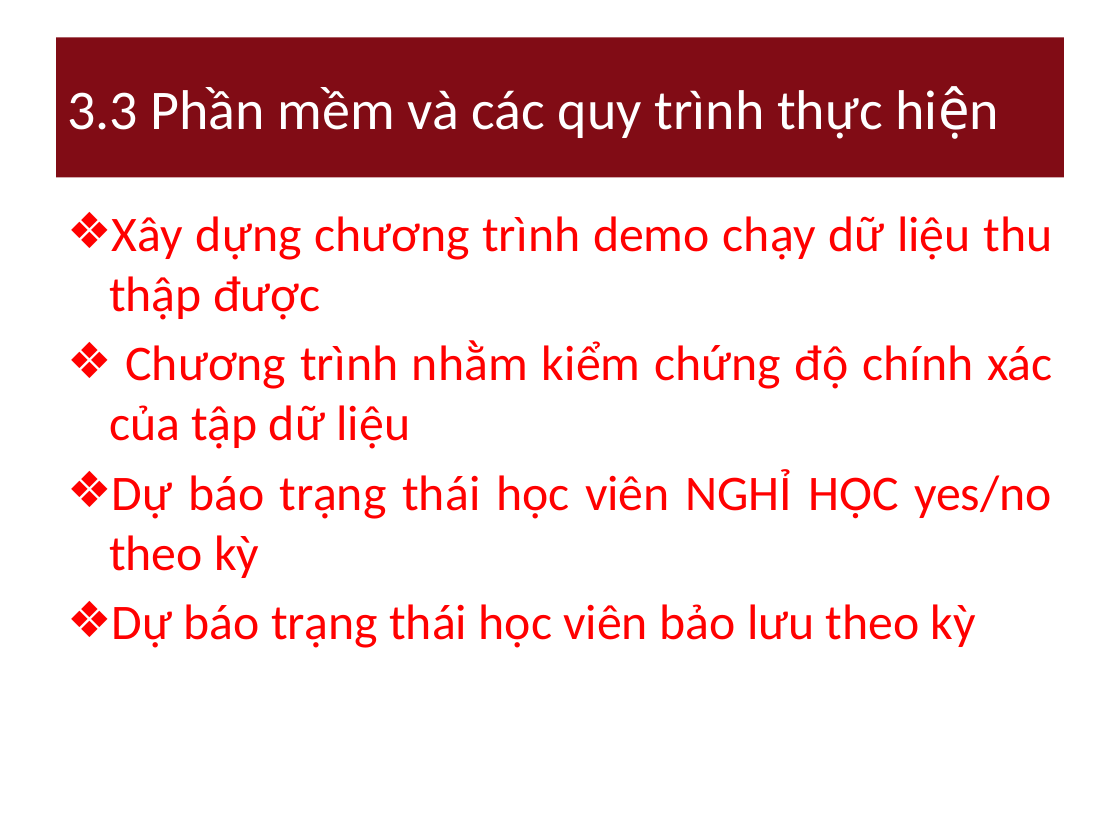
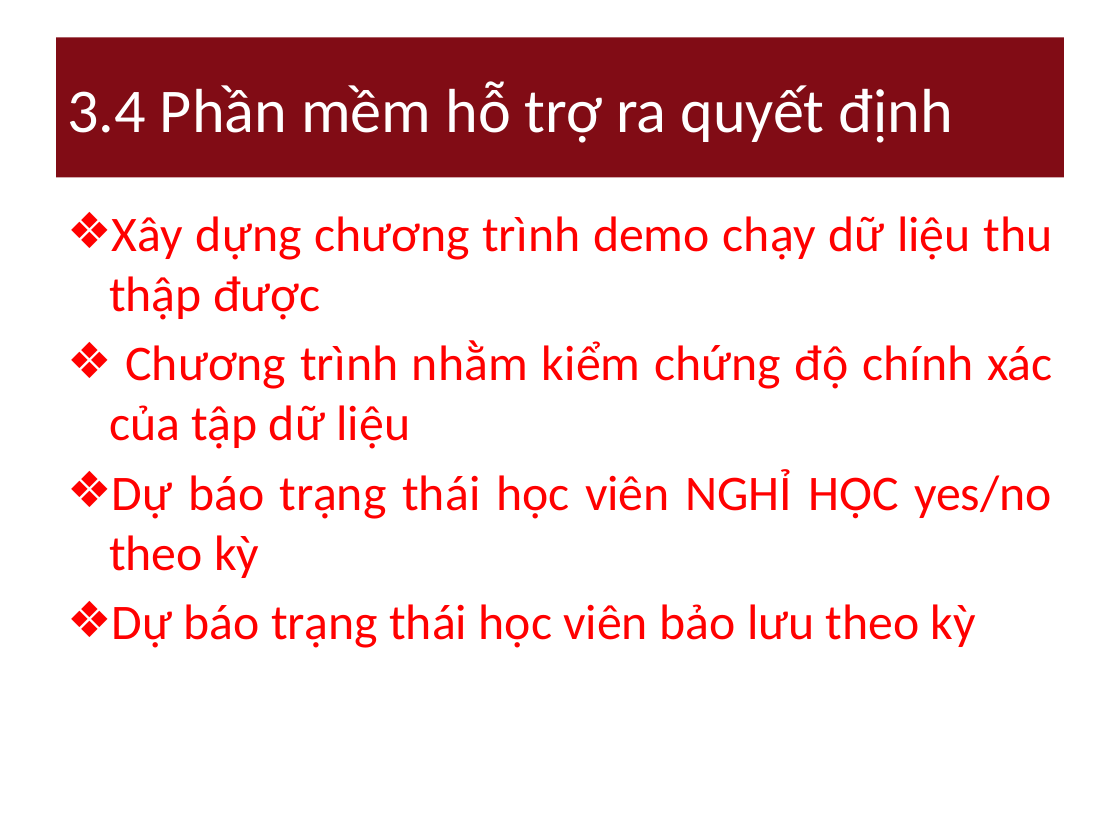
Before and after one commit to nguyendanhtu/drop-out, a slide deck: slide 15 of 01. Document/DropOut_Project_Report v_3.12.2011.pptx. Drawn at 1120x840 pixels with LibreOffice and Linux fonts; fonts in the diff are those of the drawing. Boxes give left, top, right and bottom in pixels: in the first picture for what was removed or moved away, otherwise in the second. Text is boxed around its words. In the diff, an @@ line names an element or a change of style, - is before the commit and + after.

```diff
--- a/01. Document/DropOut_Project_Report v_3.12.2011.pptx
+++ b/01. Document/DropOut_Project_Report v_3.12.2011.pptx
@@ title at <box>67,81,953,143</box>: text changed; size 36 to 40 pt @@
-3.3 Phần mềm và các quy trình thực hiện
+3.4 Phần mềm hỗ trợ ra quyết định
```
Also in this commit, not shown: 10 other slides changed.
